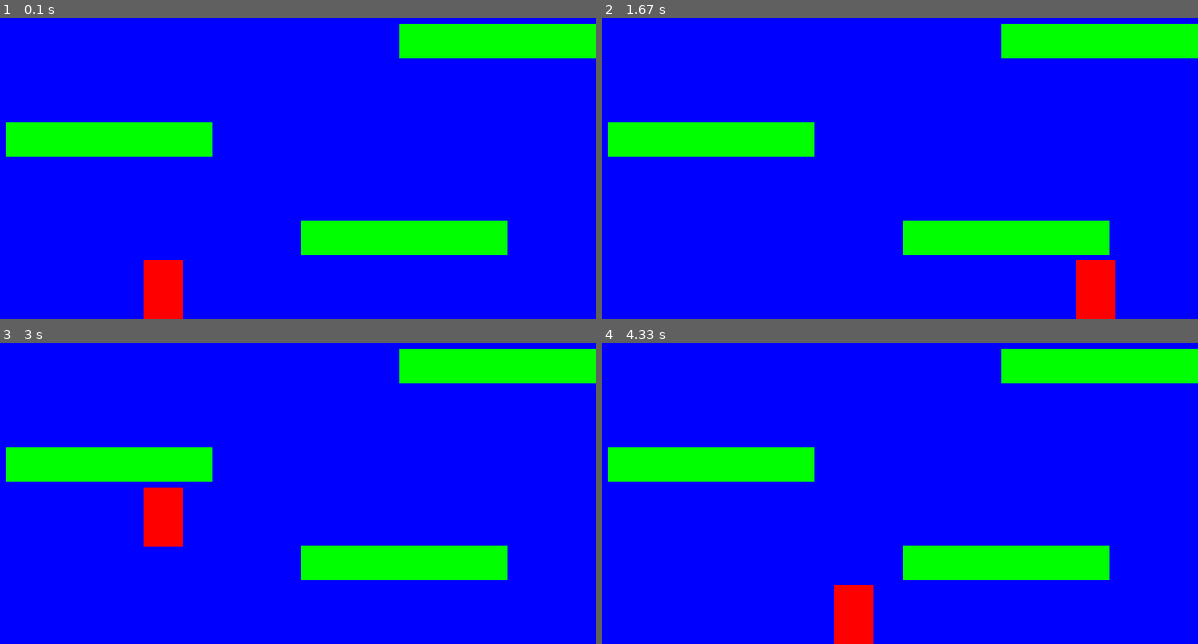
Above: before the commit, frames 1-4 (two rows, left to right).
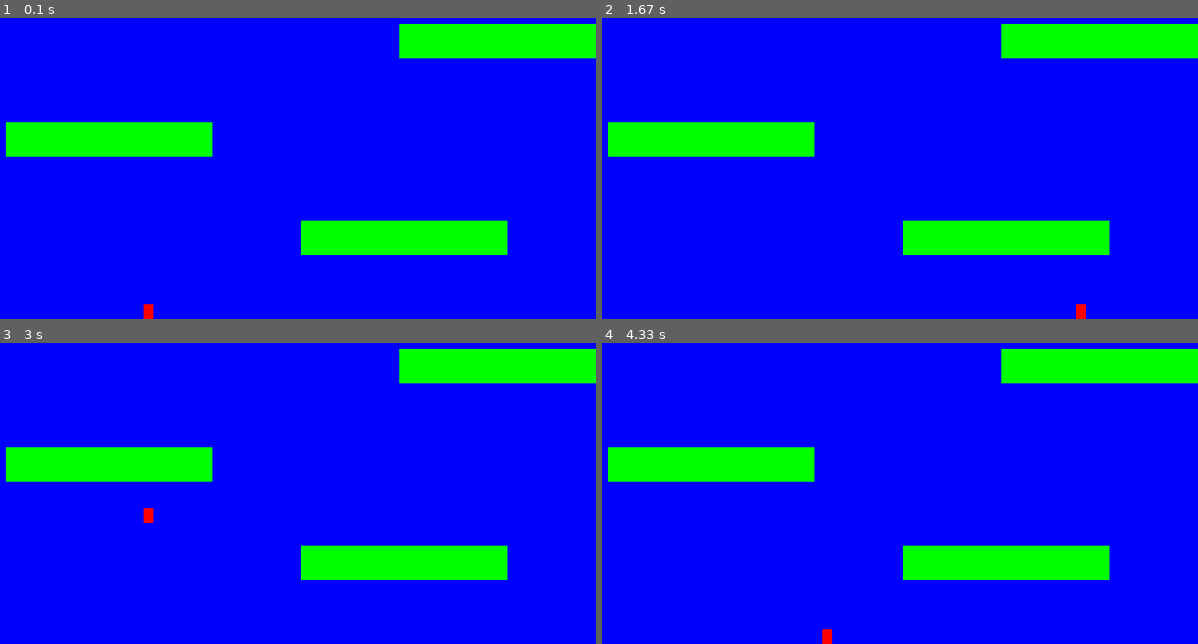
Above: after the commit, the same moments.

Repository: ZafarK638/zafark-python-classwork
Game: pygame game, started from programming/pygame practice/sprites/platformer.py
Two runs of this game, one before a commit and one after it. Both use one fixed random seed, a clock stepped at 60 frames per second and the inputs below.
Inputs:
- Up to frame 1 (0.1 s): no input
- Up to frame 2 (1.67 s): hold Right 0.33-0.8 s; hold Up 0.83-1.13 s; hold Right 1.17-1.63 s
- Up to frame 3 (3 s): hold Left 1.67-2.2 s; hold Left 2.23-2.63 s; hold Up from 2.67 s (still down)
- Up to frame 4 (4.33 s): release Up at 3.03 s; hold Right 3.07-3.7 s; hold Left 3.73-4.2 s; hold Right from 4.23 s (still down)

The runs differ from the first frame. In frame 1, 1.2% of the frame differs, in the area x 24-31%, y 80-100%; in frame 2, 1.2%; in frame 3, 1.2%; in frame 4, 1.4%, in the area x 36-46%, y 80-100%.

Commit message:
Update platformer.py

Diff:
--- a/programming/pygame practice/sprites/platformer.py
+++ b/programming/pygame practice/sprites/platformer.py
@@ -24,8 +24,8 @@
 
         # Create an image of the block, and fill it with a color.
         # This could also be an image loaded from the disk.
-        width = 40
-        height = 60
+        width = 10
+        height = 15
         self.image = pygame.Surface([width, height])
         self.image.fill(RED)
 
